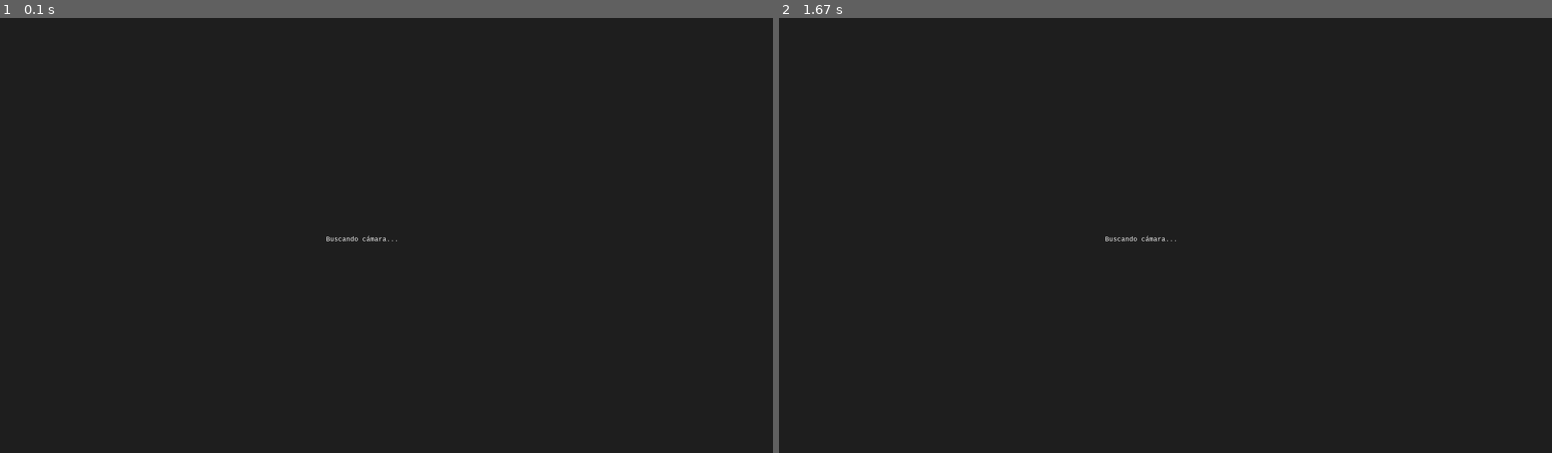
Above: before the commit, frames 1-2 (left to right).
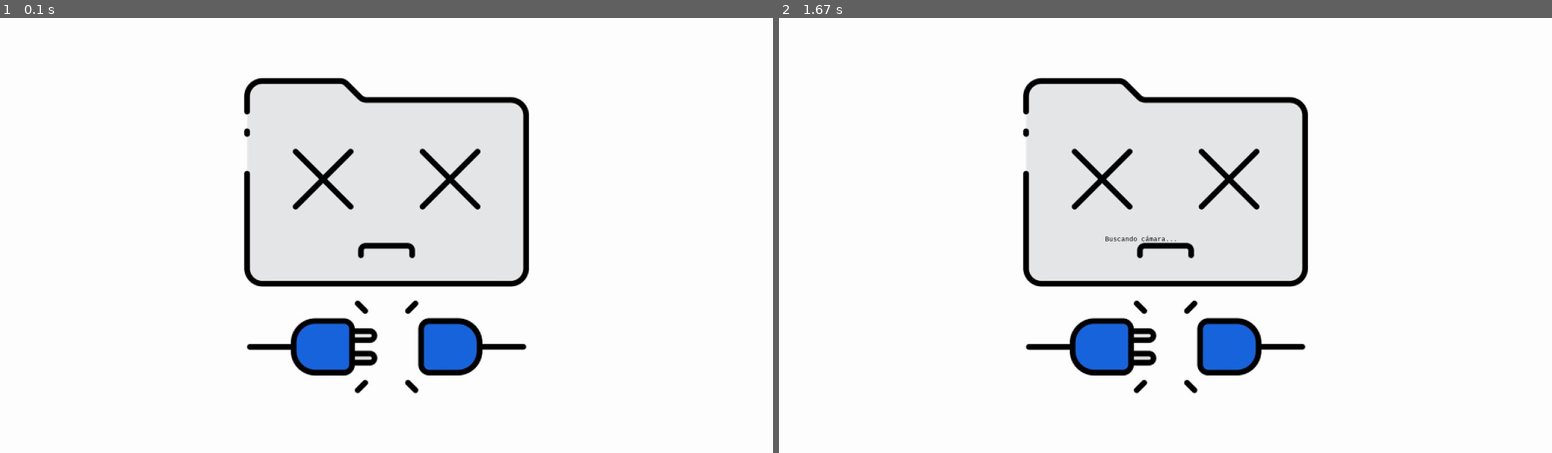
Above: after the commit, the same moments.

Repository: dvillas28/Frankie-Brains
Game: pygame game, started from main.py
The game is run twice, just before and just after one commit, with the same random seed, the same clock (stepped at 60 frames per second) and the same inputs.
Inputs:
- Up to frame 1 (0.1 s): no input
- Up to frame 2 (1.67 s): tap D at 0.33 s; hold Right 0.67-1.13 s

The runs differ from the first frame. In frame 1, 100% of the frame differs, in the area x 0-100%, y 0-100%; in frame 2, 100%.

Commit message:
Agregada imagenes de fondo para el programa

Diff:
--- a/config.py
+++ b/config.py
@@ -4,6 +4,7 @@
 """
 
 import argparse
+from os.path import join
 
 # Parser de argumentos por consola
 ap = argparse.ArgumentParser()
@@ -42,10 +43,15 @@
 THRESHOLD: float = 299.12
 
 # Colores
+COLOR_BLACK: tuple = (0, 0, 0)
 COLOR_BACKGROUND: tuple = (32, 32, 32)
 COLOR_CONFIRM: tuple = (139, 0, 0)
 COLOR_REJECT: tuple = (0, 128, 0)
 
-FPS = 60
+FPS: int = 60
 
-BAR_SIZE = 250
+BAR_SIZE: int = 250
+
+# Rutas de las imagenes
+CAMERA_NOT_FOUND_PATH: str = join("assets", "camera_not_found.jpg")
+CAMERA_FOUND_PATH: str = join("assets", "camera_found.jpg")
--- a/main.py
+++ b/main.py
@@ -2,7 +2,7 @@
 from pygame import Surface
 import cv2
 
-from config import args, COLOR_BACKGROUND, COLOR_CONFIRM, COLOR_REJECT, FPS
+from config import args, COLOR_CONFIRM, COLOR_REJECT, FPS, CAMERA_NOT_FOUND_PATH, CAMERA_FOUND_PATH
 from camera import find_camera, initialize_camera, set_rotation_angle, take_photo
 from screen import (initialize_font,
                     draw_text,
@@ -42,6 +42,13 @@
     clock = pg.time.Clock()
     fullscreen: bool = True
 
+    # Carga de imagenes de fondo
+    camera_not_found_image = pg.image.load(CAMERA_NOT_FOUND_PATH)
+    camera_not_found_image = pg.transform.scale(camera_not_found_image, (screen_width, screen_height))
+
+    camera_found_image = pg.image.load(CAMERA_FOUND_PATH)
+    camera_found_image = pg.transform.scale(camera_found_image, (screen_width, screen_height))
+
     # Variables para el loop principal
     running: bool = True
     camera_found: bool = False
@@ -72,7 +79,13 @@
                 cap = initialize_camera(camera_index)
                 camera_found = True
 
-        screen.fill(COLOR_BACKGROUND)
+        # screen.fill(COLOR_BACKGROUND)
+
+        # Mostrar imagen de fondo dependiendo del estado de la cámara
+        if camera_found:
+            screen.blit(camera_found_image, (0, 0))
+        else:
+            screen.blit(camera_not_found_image, (0, 0))
 
         # video()
         if camera_found and cap is not None:
@@ -97,10 +110,10 @@
             if photo_taken:
                 draw_wrapped_text(True, screen, f"Foto guardada en: {filepath}",
                                   win_w - 500, win_h // 2, 250)
-                draw_text(True, screen, f"Borrosa?: {is_blurry}", 0, win_h // 2 + 20*5)
+                draw_text(False, screen, f"Borrosa?: {is_blurry}", 0, win_h // 2 + 20*5)
 
         else:
-            draw_text(True, screen, "Buscando cámara...",
+            draw_text(False, screen, "Buscando cámara...",
                       screen_width // 2 - 150, screen_height // 2)
 
         # Manejo de eventos
--- a/screen.py
+++ b/screen.py
@@ -6,7 +6,7 @@
 import os
 import pygame as pg
 from pygame import Surface
-from config import args, BAR_SIZE
+from config import args, BAR_SIZE, COLOR_BLACK
 
 font = None
 
@@ -17,7 +17,7 @@
     global font
     font = pg.font.SysFont("Consolas", 18)
 
-def draw_text(always: bool, screen: Surface, text: str, x: int, y: int, color: tuple=(255,255,255)) -> None:
+def draw_text(always: bool, screen: Surface, text: str, x: int, y: int, color: tuple=COLOR_BLACK) -> None:
     """
     Dibuja texto en la pantalla en la posicion (x, y).
     """
@@ -29,7 +29,7 @@
 
     return
 
-def draw_wrapped_text(always: bool, screen: Surface, text: str, x: int, y: int, max_width: int, color: tuple=(255, 255, 255)) -> None:
+def draw_wrapped_text(always: bool, screen: Surface, text: str, x: int, y: int, max_width: int, color: tuple=COLOR_BLACK) -> None:
     """
     Dibuja texto en la pantalla con ajuste de línea (wrap) si es demasiado largo.
     """
